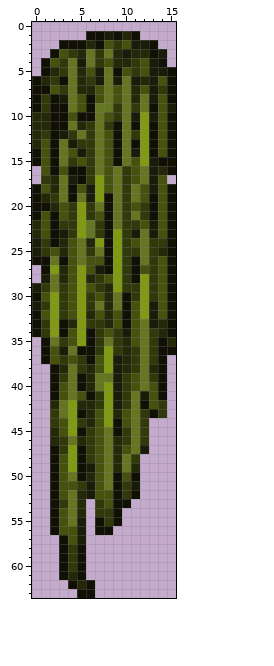
Two states of a pixel-art sprite, content/Entities/Nature/Vine/vine.01.png. Above: the version before the commit.
The file is 16x64 pixels.
And afterwards:
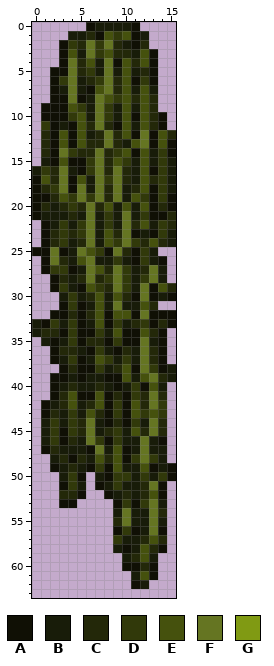
Palette (. is transparent): A #101005  B #181c09  C #232809  D #31390a  E #45510d  F #657522  G #809a13
Change:
Changed rows in their new state; - is an unchanged pixel.
first column x 0:
 0 ------ABBBBA----
 1 ----BBC-EDE-B---
 2 ----DCFDFCBAC.--
 3 --.AEB--E-CBE-.-
 4 -..A-CEBFAEC-A.-
 5 -.AA--D--B-BCA..
 6 ..AD-BCD-CEADA..
 7 ..AB-BA--CEB--..
 8 ..-A-ABFEDE-EC..
 9 .A--EDB-DBEBEC..
10 .A--DEB-DBEAECA.
11 .D-BAEC-C-EBECA.
12 .C-EAEBCFCEAF--C
13 .C-EAECCFCBEF---
14 .C--DCC-CDEAEBD-
15 .B-EAA--CEDBE-DB
16 BDCFB---C-CBEADB
17 AE--AEBFD-CBECDB
18 -CD--F-FC-BC-ADB
19 -ACED-DFC-BED-D-
20 -CBC-CFCEBEBE-C-
21 -BBBCBFBDBFB--AC
22 .AB-BD-BDBFC--DC
23 .ACDCD-BECFABADB
24 .ACDBCFBEDFDCECB
25 AAFAB-ED-FCADB..
26 .--CBEFBBDB-DBA.
27 --DDABFECF-BCFB.
28 -.A-BCFCDF-BDFB.
29 ..A-BA---F-BFA-C
30 ...BDBC-BECAFAB-
31 ...ADABEB-BBEC..
32 ..AACA--A-EAFAA-
33 BADBDABEADBCDA--
34 BCC-DA--BEAAECA.
35 -BABDACCA-AA-B-.
36 -.ACCB--BA-B-C-.
37 -.ABDAB-D-DB-C--
38 --.ACAADBCEA-D-B
39 ---AB-BBAAEBEFCB
40 ---BCBBCBABDA-B-
41 ---CEA-EACADCFC-
42 -ABCEB-EADAECF--
43 -ACBDBECADAE-E--
44 -B-BDCFBACADBFC-
45 -BDADCFBCDBECFC-
46 -BDACBFDADBBFBA-
47 -ACBBBAFBEABFBB-
48 --BCACB-CEA-FDB-
49 ---BCBADAEBBEABA
50 --.BD-.BADDBDBDA
51 --.ADB.ABDB-CFA-
52 --.CCA..ABCBCEA-
53 --.AA.-..-DADFB-
54 --....-..BFBBFC-
55 --....-..CFBBFB-
56 --....-..ADABFA-
57 ---...---DBBCEC-
58 ---...---BABECA-
59 ---...----BCEB--
60 ---...----AACA--
61 ---...-----BEA--
62 ----...----AB---
63 -----..---------
Pixel boxes of the changes (left, top, right, bottom) in both pictures:
changed: (32, 22, 176, 598)
